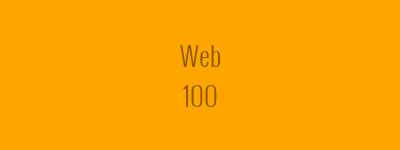
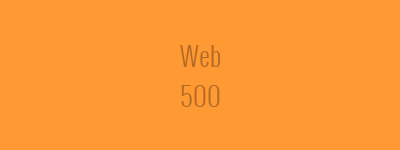
Two versions of the same layered image (400x150). Layer-by-layer changes:
painted on "Web ..." over box(180, 45, 221, 107)
painted on "Background" over box(0, 0, 400, 150)
